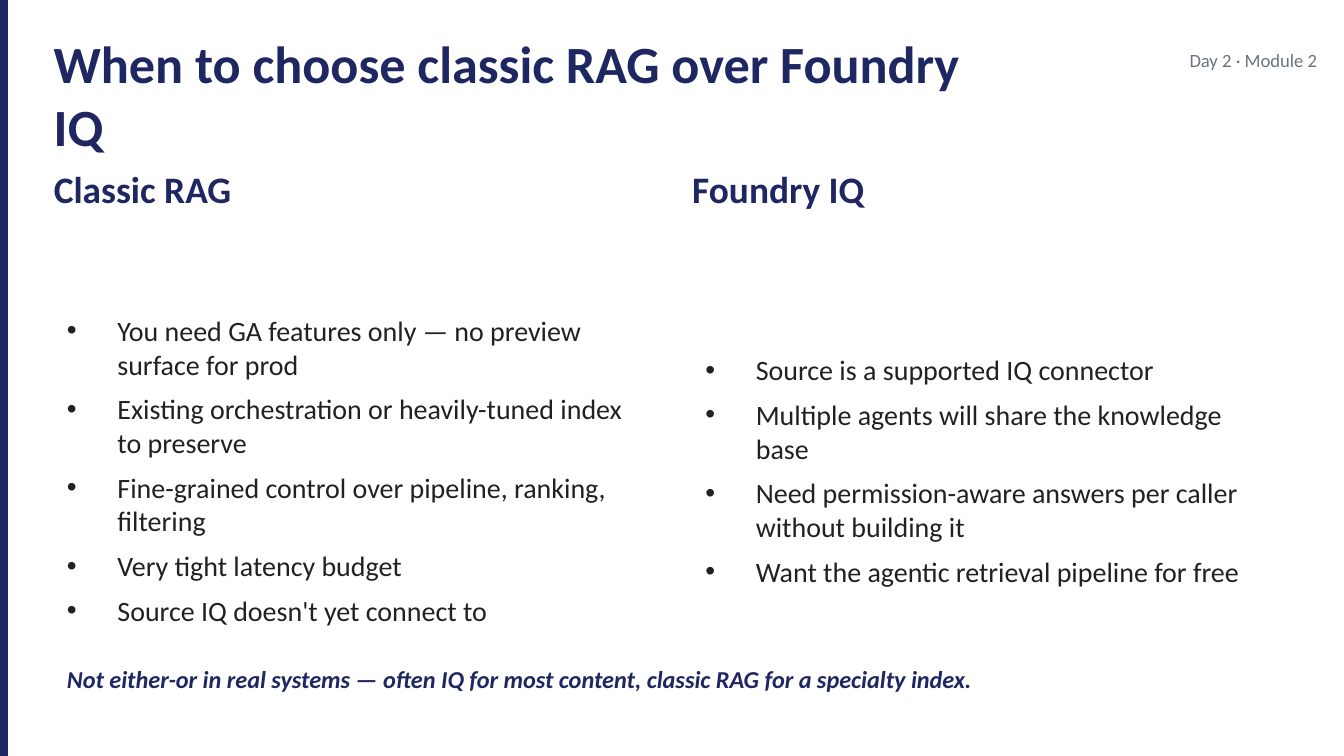
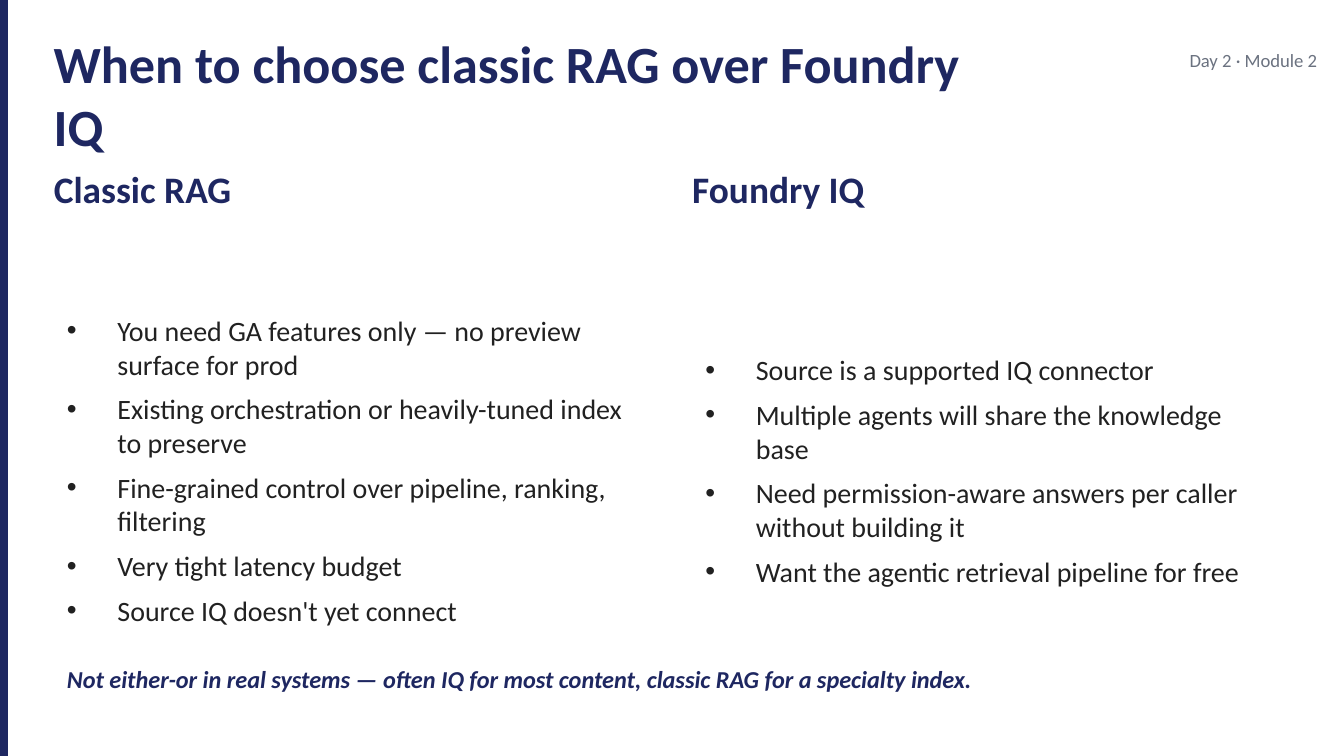
Before and after one commit to JimPiquant/Building-AI-Apps-and-Agents, a slide deck: slide 13 of decks/day2/module-2-custom-rag.pptx. Drawn at 1344x756 pixels with LibreOffice and Linux fonts; fonts in the diff are those of the drawing. Boxes give left, top, right and bottom in pixels: in the first picture for what was removed or moved away, otherwise in the second. Text is boxed around its words. In the diff, an @@ line names an element or a change of style, - is before the commit and + after.

```diff
--- a/decks/day2/module-2-custom-rag.pptx
+++ b/decks/day2/module-2-custom-rag.pptx
@@ text at (x1=117, y1=601, x2=457, y2=626): text changed @@
-• Source IQ doesn't yet connect to
+• Source IQ doesn't yet connect
```
Also in this commit, not shown: 1 other slide changed, 8 other files.
